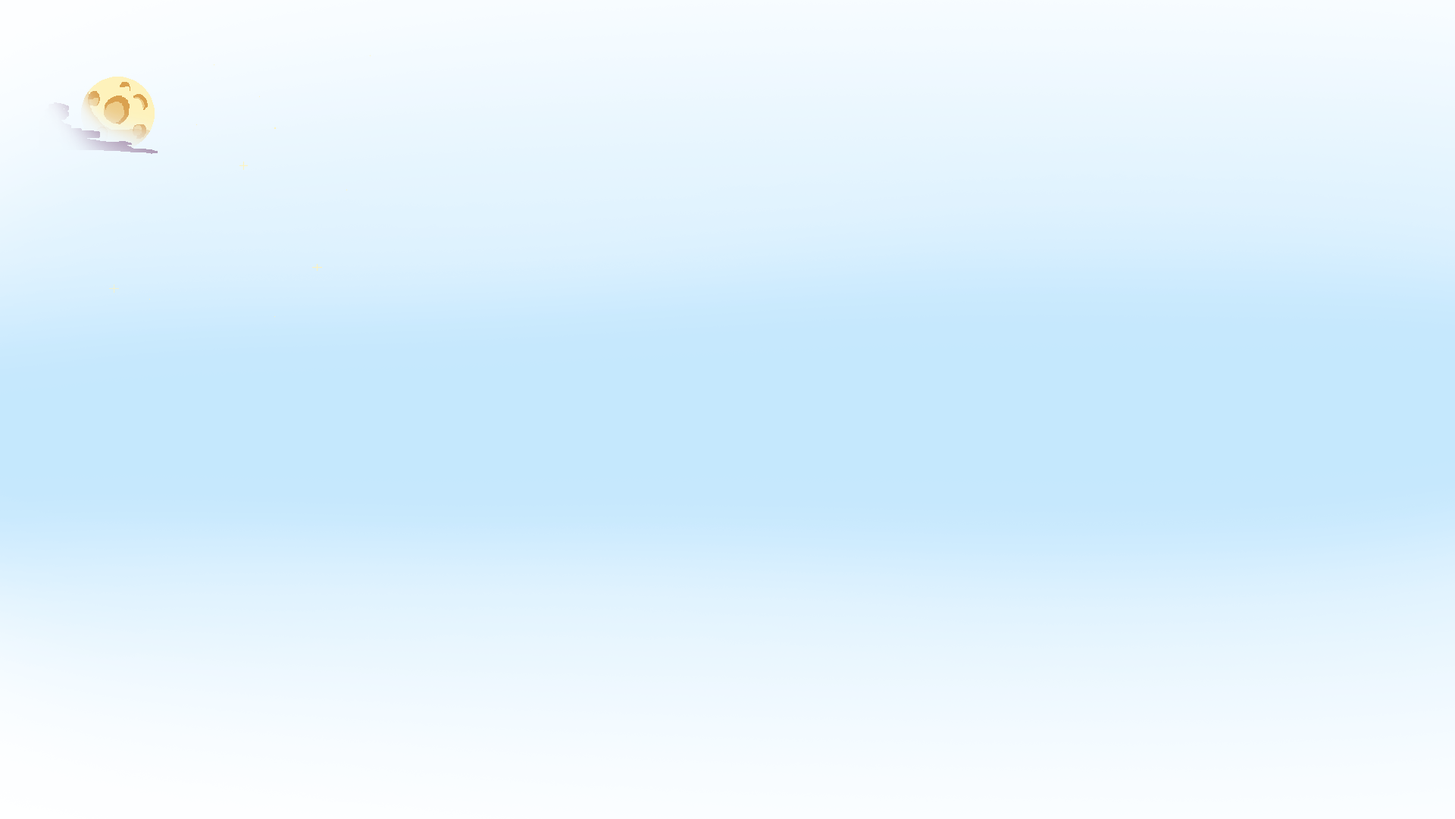
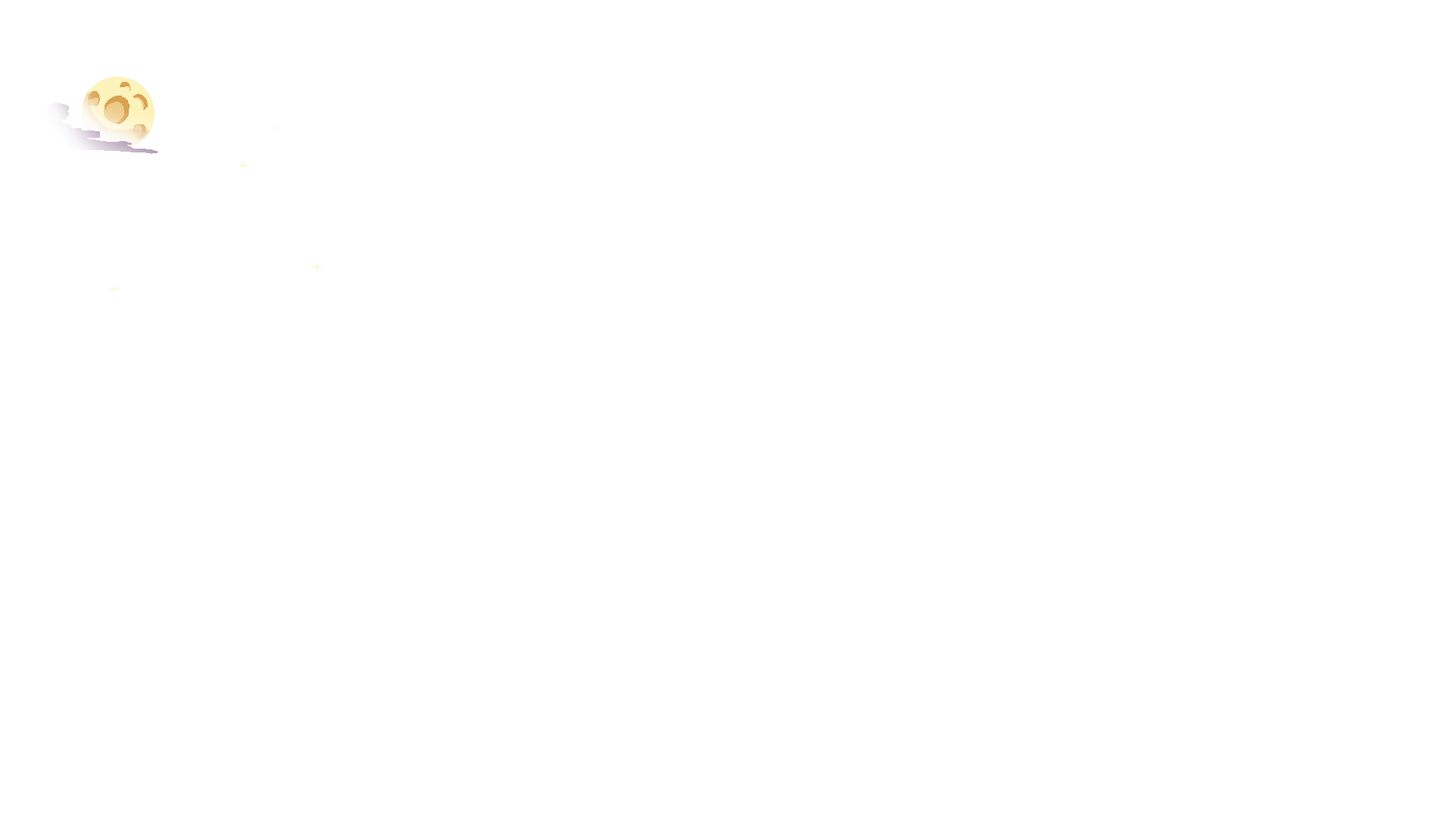
Layer changes from the first 1455 × 819 image to the second:
hid "Layer 6" over [0, 0, 1455, 819]
